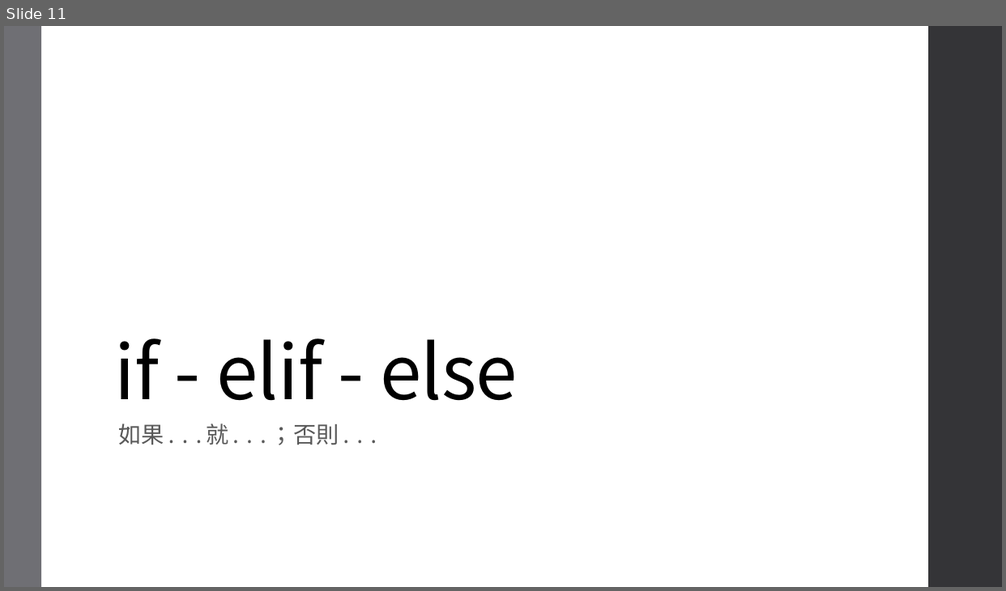
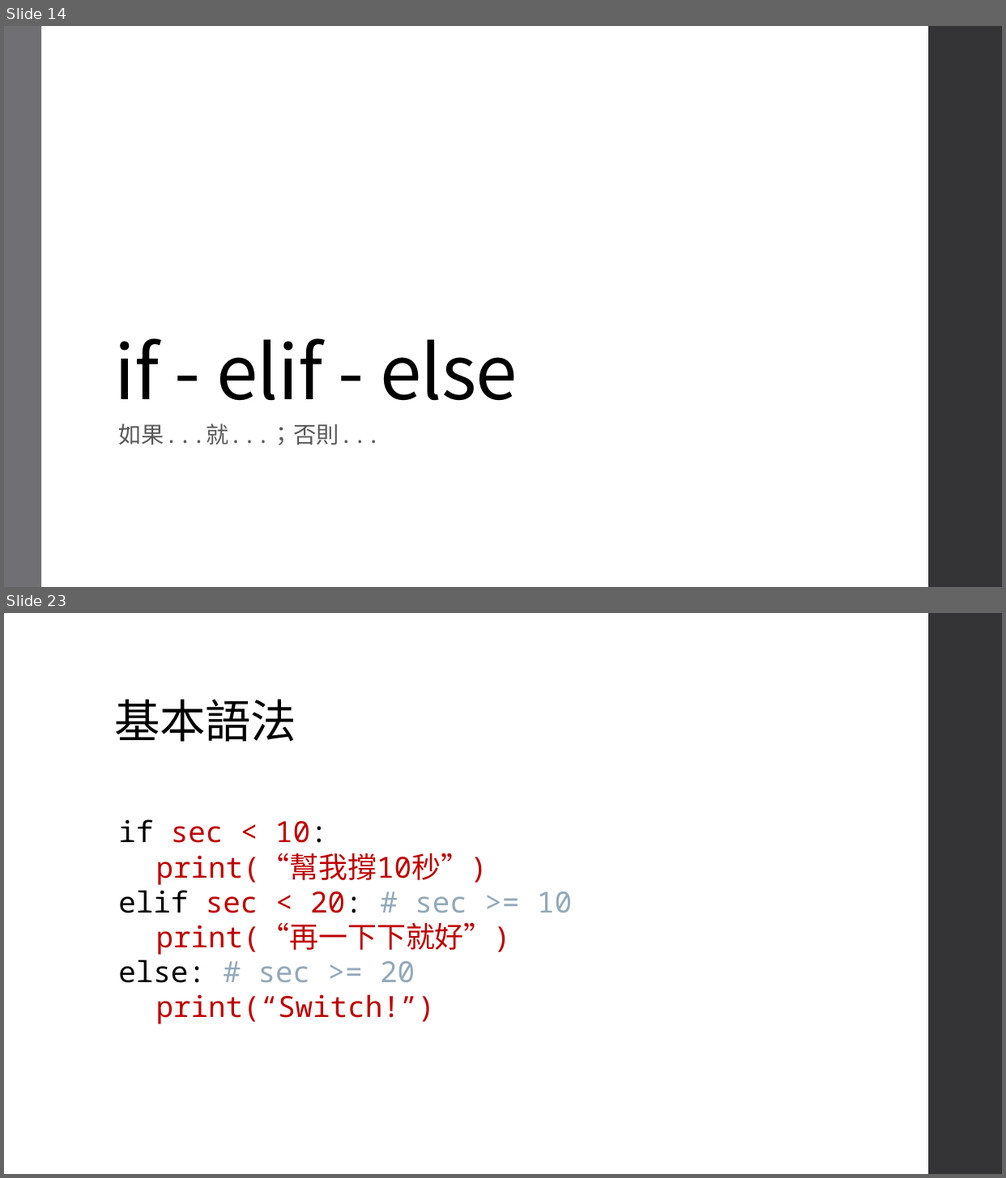
Before and after one commit to an920107/ServiceLearning, a slide deck: Class 3.pptx. Shown one above the other, each under a label of ours: slide 11 before the commit, slides 14 and 23 after it; the slides between them are not shown. The pictures are 1006x591 and 1006x1178 pixels, drawn with LibreOffice and Linux fonts; fonts in the diff are those of the drawing. Boxes give left, top, right and bottom in pixels: in the first picture for what was removed or moved away, otherwise in the second. Text is boxed around its words. In the diff, an @@ line names an element or a change of style, - is before the commit and + after.

```diff
--- a/Class 3.pptx
+++ b/Class 3.pptx
@@ slide 23 added at [4,613,1002,1174], background #FFFFFF; not listed: 1 template element that a slide beside it also shows @@
@@ title added at [115,699,296,742], 44 pt, text #000000 @@
+基本語法
@@ text added at [118,820,572,1024], 28 pt, text #C00000 @@
+if sec < 10:
+print(“幫我撐10秒”)
+elif sec < 20: # sec >= 10
+print(“再一下下就好”)
+else: # sec >= 20
+print(“Switch!”)
@@ what was slide 11 is now slide 14 @@
```
Also in this commit, not shown: 1 slide changed, 17 other slides added, 1 slide removed.
